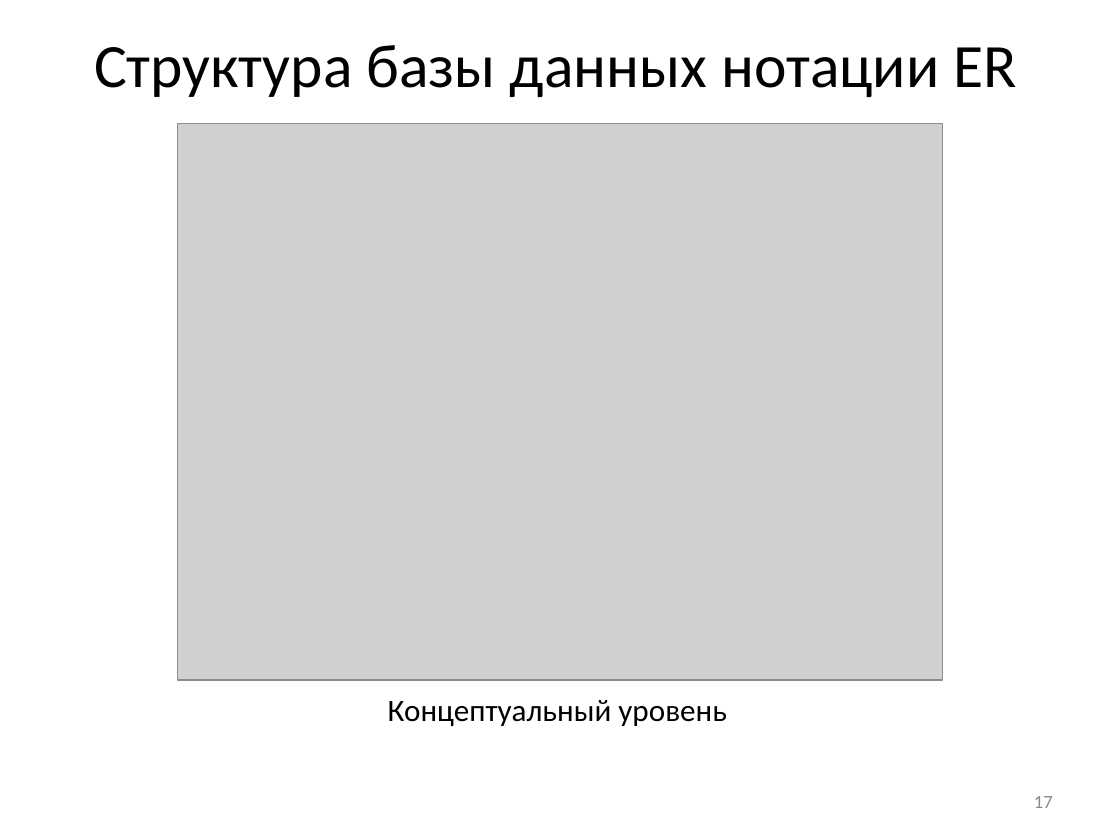
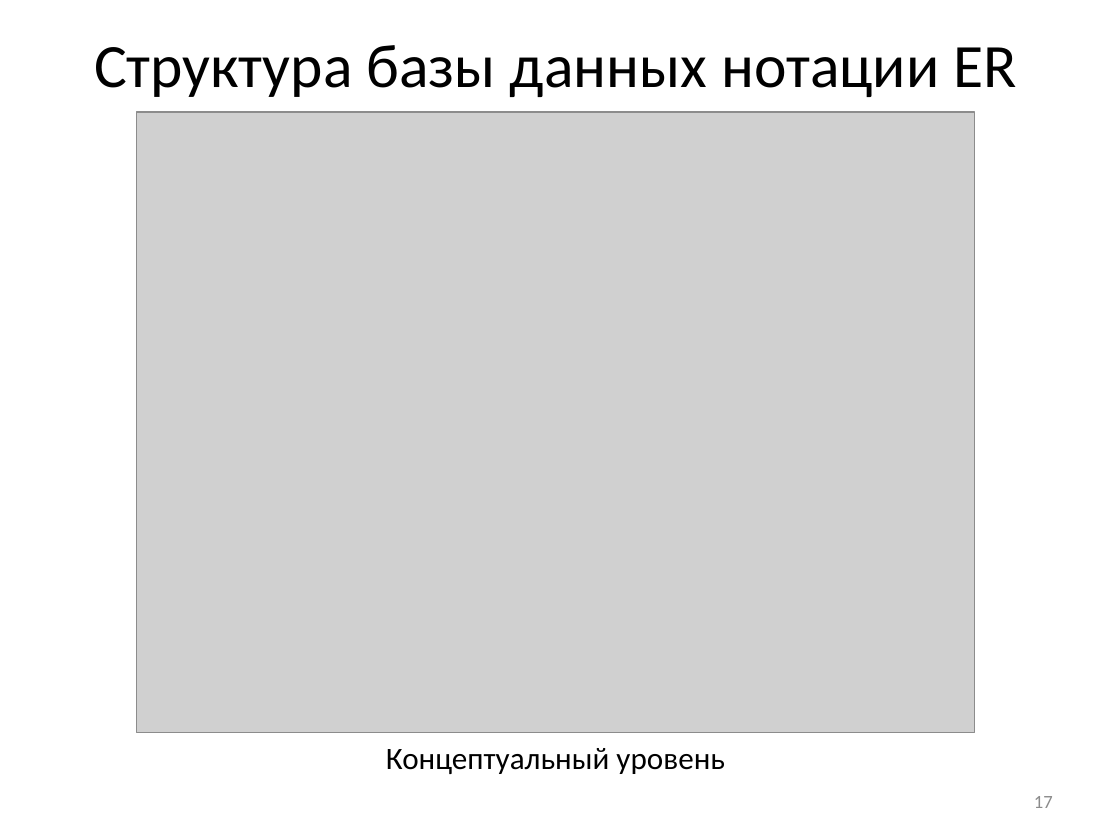
Before and after one commit to vadimgilka/-arRatingWebsite, a slide deck: slide 17 of Documentation/My documentation/Predzashita_Gailevich.pptx. Drawn at 1120x840 pixels with LibreOffice and Linux fonts; fonts in the diff are those of the drawing; grey boxes stand for pictures. Boxes give left, top, right and bottom in pixels: in the first picture for what was removed or moved away, otherwise in the second. Text is boxed around its words. In the diff, an @@ line names an element or a change of style, - is before the commit and + after.

```diff
--- a/Documentation/My documentation/Predzashita_Gailevich.pptx
+++ b/Documentation/My documentation/Predzashita_Gailevich.pptx
@@ picture: place and size @@
-picture at [177,123,942,680]
+picture at [137,112,974,732]
@@ subtitle "Концептуальный уровень": place and size @@
-subtitle "Концептуальный уровень" at [388,700,727,726]
+subtitle "Концептуальный уровень" at [386,748,725,774]
```
Also in this commit, not shown: 3 other files.
